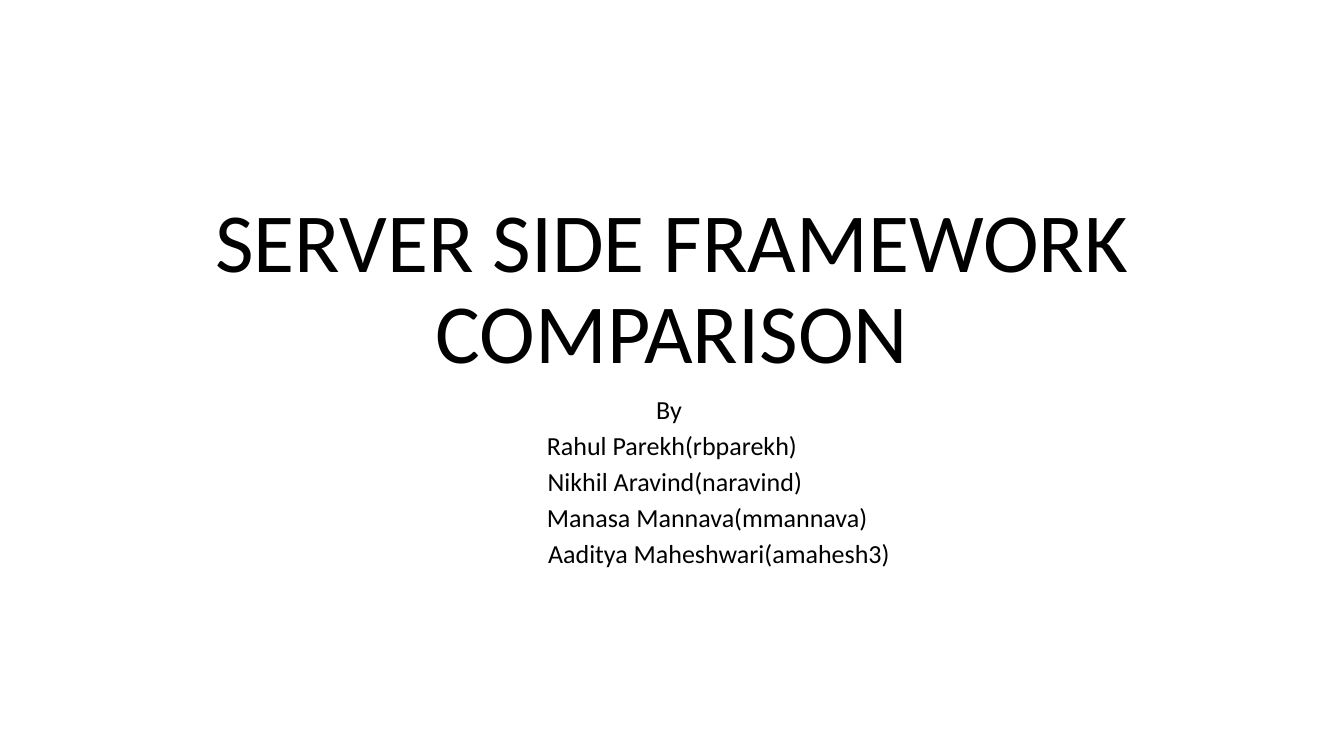
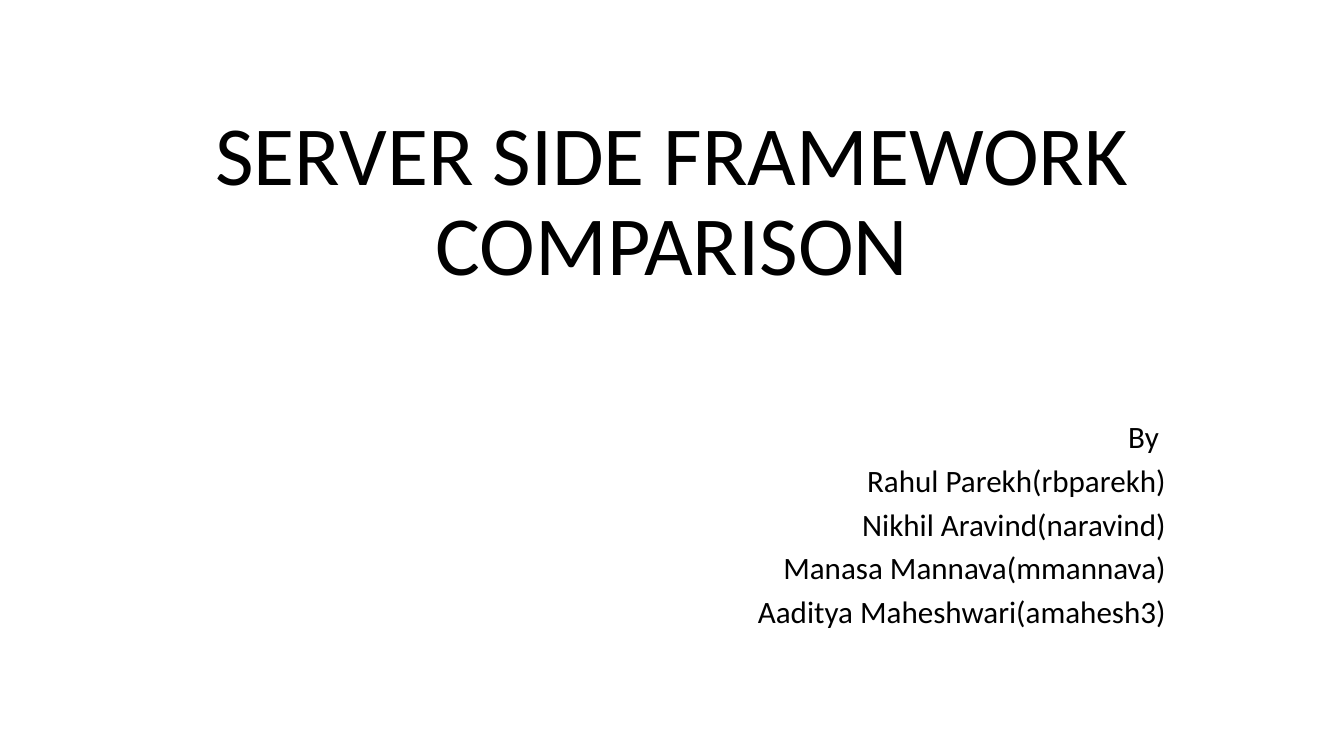
Before and after one commit to rahulparekh/ser422-critical-inquiry, a slide deck: slide 1 of serversideframeworks.pptx. Drawn at 1344x756 pixels with LibreOffice and Linux fonts; fonts in the diff are those of the drawing. Boxes give left, top, right and bottom in pixels: in the first picture for what was removed or moved away, otherwise in the second. Text is boxed around its words. In the diff, an @@ line names an element or a change of style, - is before the commit and + after.

```diff
--- a/serversideframeworks.pptx
+++ b/serversideframeworks.pptx
@@ title "SERVER SIDE FRAMEWORK COMPARISON": place and size @@
-title "SERVER SIDE FRAMEWORK COMPARISON" at <box>215,217,1128,364</box>
+title "SERVER SIDE FRAMEWORK COMPARISON" at <box>215,130,1128,276</box>
@@ subtitle "By" at <box>758,428,1166,628</box>: size 18.6 to 22.2 pt; alignment centre to right; line spacing 0.7 to 1.4; line spacing 0.7 to 0.8 @@
```
Also in this commit, not shown: 6 other slides changed, 1 other file.
